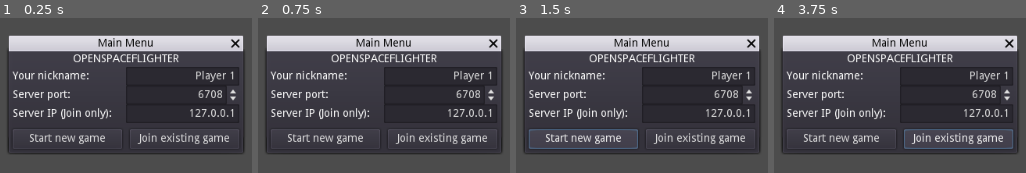
Above: before the commit, frames 1-4 (left to right).
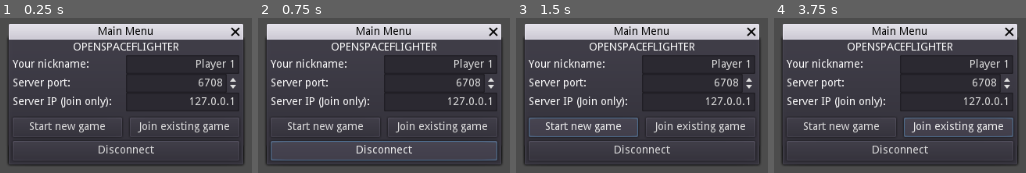
Above: after the commit, the same moments.

Repository: CaveJohnson376/open-spaceflighters
Game: Godot game, scene res://scenes/mainmenu.tscn
Two runs of this game, one before a commit and one after it. Both use one fixed random seed, a clock stepped at 60 frames per second and the inputs below. The engine's default icon, where the game draws it, is replaced by a stand-in: a white triangle on a blue panel in a dark square.
Inputs (mouse positions are in pixels of both pictures, inside the frame that each line leads up to):
- Up to frame 1 (0.25 s): no input
- Up to frame 2 (0.75 s): click (384, 151) at 0.5 s, where only the run after the commit has a clickable "Disconnect"
- Up to frame 3 (1.5 s): click "Start new game" at 1.25 s
- Up to frame 4 (3.75 s): click "Start new game" at 2 s; click "Start new game" at 2.75 s; click "Join existing game" at 3.5 s

The runs differ from the first frame. In frame 1, 32% of the frame differs, in the area x 2-98%, y 3-96%; in frame 2, 33%; in frame 3, 34%; in frame 4, 34%.

Commit message:
added "Disconnect" button

Diff:
--- a/scenes/mainmenu.tscn
+++ b/scenes/mainmenu.tscn
@@ -156,12 +156,13 @@
 }
 
 [node name="mainmenu" type="WindowDialog" parent="CanvasLayer/menus"]
+visible = true
 anchor_right = 1.0
 anchor_bottom = 1.0
 margin_left = 631.857
 margin_top = 198.67
 margin_right = -92.143
-margin_bottom = -271.33
+margin_bottom = -241.33
 grow_horizontal = 2
 grow_vertical = 2
 rect_min_size = Vector2( 300, 130 )
@@ -170,7 +171,6 @@
 resizable = true
 script = SubResource( 2 )
 __meta__ = {
-"_edit_group_": true,
 "_edit_use_anchors_": false
 }
 
@@ -234,9 +234,9 @@
 anchor_right = 0.5
 anchor_bottom = 1.0
 margin_left = 5.0
-margin_top = -30.0
-margin_right = -5.0
-margin_bottom = -5.0
+margin_top = -60.0
+margin_right = -5.0
+margin_bottom = -35.0
 text = "Start new game"
 __meta__ = {
 "_edit_use_anchors_": false
@@ -248,9 +248,9 @@
 anchor_right = 1.0
 anchor_bottom = 1.0
 margin_left = 5.0
-margin_top = -30.0
-margin_right = -5.0
-margin_bottom = -5.0
+margin_top = -60.0
+margin_right = -5.0
+margin_bottom = -35.0
 text = "Join existing game"
 __meta__ = {
 "_edit_use_anchors_": false
@@ -285,6 +285,16 @@
 __meta__ = {
 "_edit_use_anchors_": false
 }
+
+[node name="disconnect" type="Button" parent="CanvasLayer/menus/mainmenu/stuff"]
+anchor_top = 1.0
+anchor_right = 1.0
+anchor_bottom = 1.0
+margin_left = 5.0
+margin_top = -30.0
+margin_right = -5.0
+margin_bottom = -5.0
+text = "Disconnect"
 
 [node name="gamename" type="Label" parent="CanvasLayer/menus/mainmenu"]
 anchor_right = 1.0
--- a/scenes/spaceship.tscn
+++ b/scenes/spaceship.tscn
@@ -104,6 +104,7 @@
 [node name="player" type="RigidBody2D"]
 mass = 100.0
 physics_material_override = SubResource( 1 )
+can_sleep = false
 linear_damp = 0.0
 angular_damp = 0.0
 script = SubResource( 2 )
